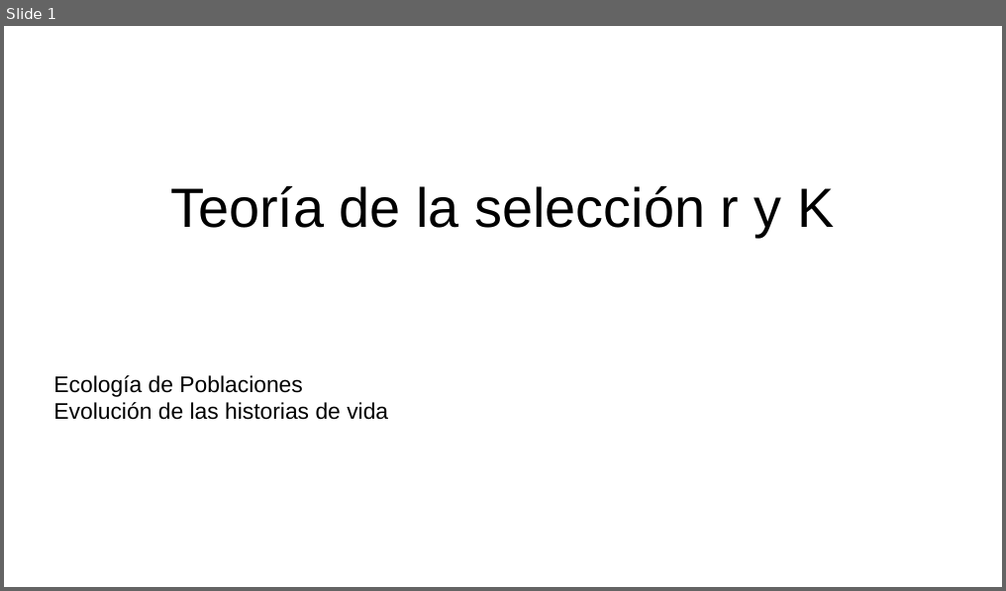
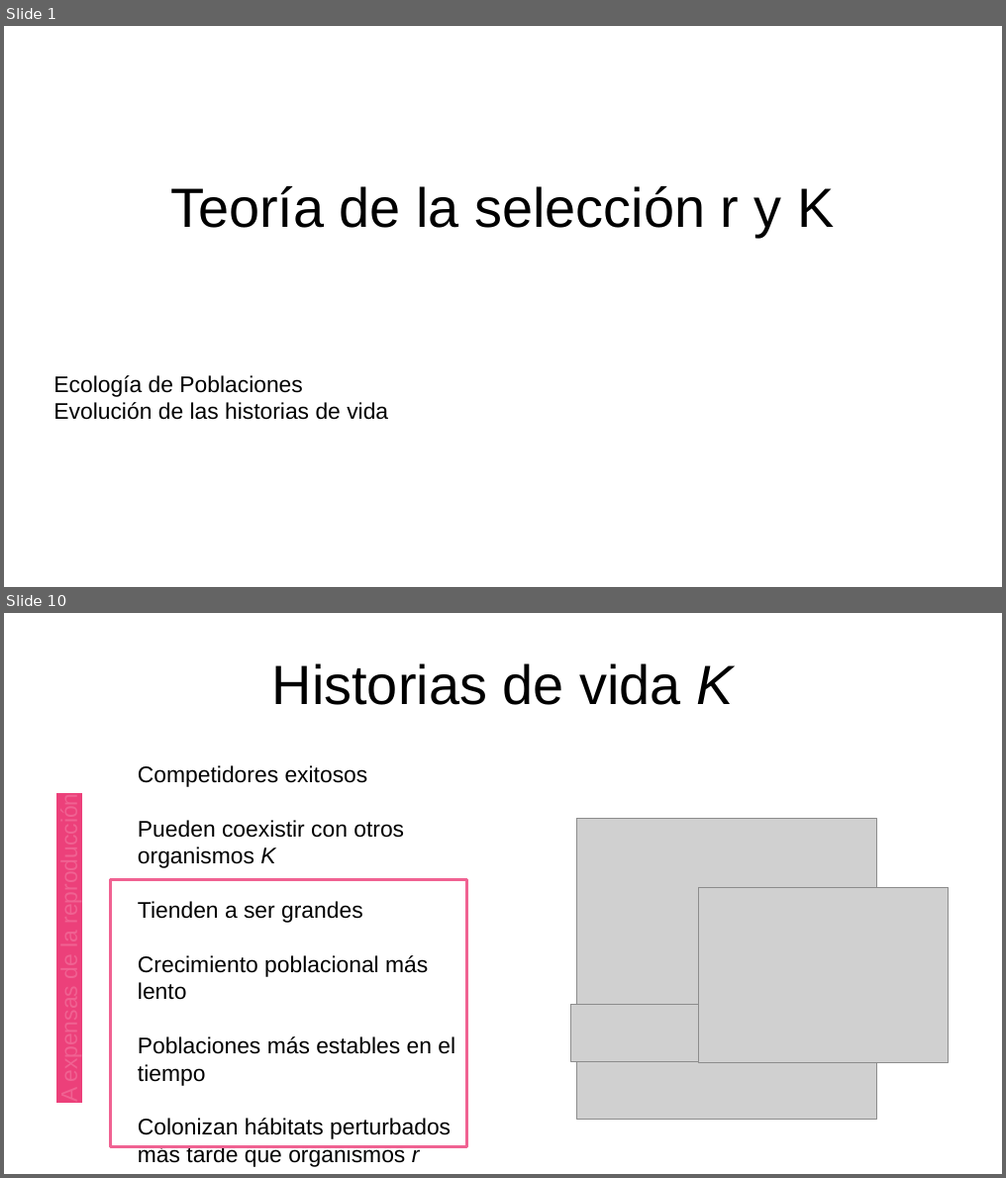
Before and after one commit to gerardommc/Ecologia-poblaciones, a slide deck: Unidad-3/Seleccion-r-K.odp. Shown one above the other, each under a label of ours: slide 1 before the commit, slides 1 and 10 after it; the slides between them are not shown. The pictures are 1006x591 and 1006x1178 pixels, drawn with LibreOffice and Linux fonts; fonts in the diff are those of the drawing; grey boxes stand for pictures. Boxes give left, top, right and bottom in pixels: in the first picture for what was removed or moved away, otherwise in the second. Text is boxed around its words. In the diff, an @@ line names an element or a change of style, - is before the commit and + after.

```diff
--- a/Unidad-3/Seleccion-r-K.odp
+++ b/Unidad-3/Seleccion-r-K.odp
@@ slide 10 added at (4, 613, 1002, 1174), background #FFFFFF @@
@@ title added at (272, 663, 734, 705), 44 pt, text #000000 @@
+Historias de vida K
@@ text added at (138, 765, 455, 1167), 18 pt, text #000000 @@
+Competidores exitosos
+Pueden coexistir con otros organismos K
+Tienden a ser grandes
+Crecimiento poblacional más lento
+Poblaciones más estables en el tiempo
+Colonizan hábitats perturbados más tarde que organismos r
@@ text added at (56, 793, 82, 1103), 18 pt, text #F06292 @@
+A expensas de la reproducción
@@ picture added at (577, 819, 878, 1119) @@
@@ rectangle added at (111, 880, 467, 1148), outline #F06292 2.3 pt @@
@@ picture added at (699, 887, 949, 1062) @@
@@ picture added at (571, 1005, 699, 1062) @@
```
Also in this commit, not shown: 9 other slides added, 1 slide removed, 15 other files.
